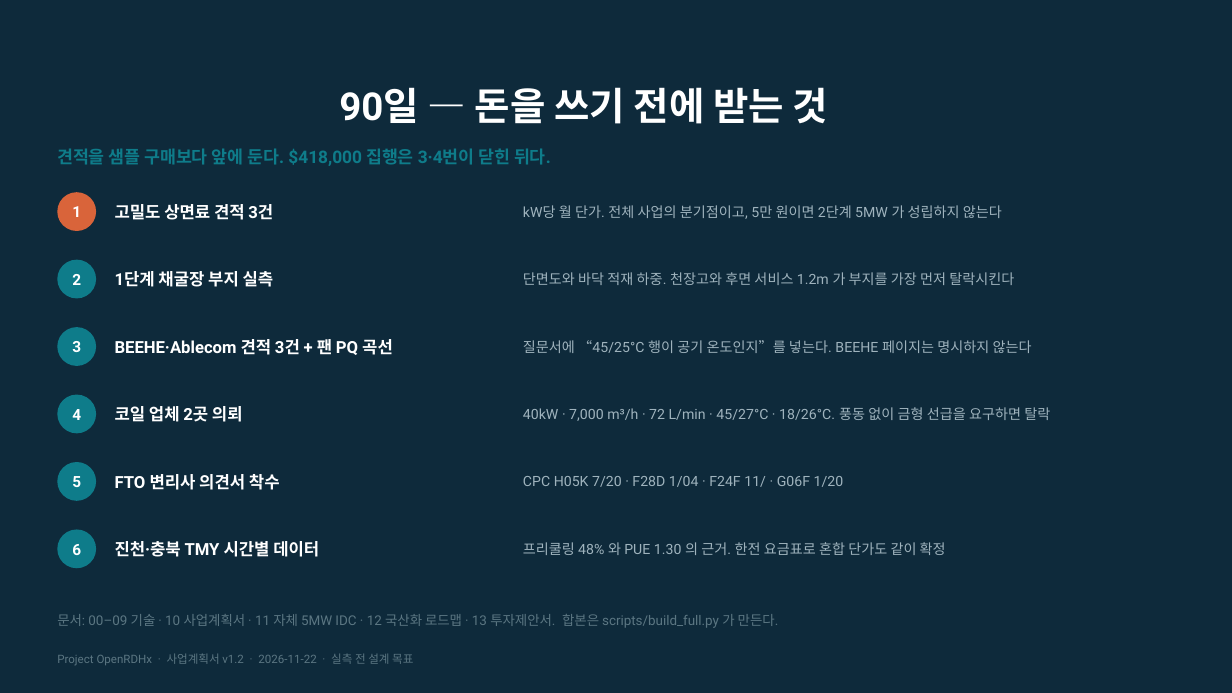
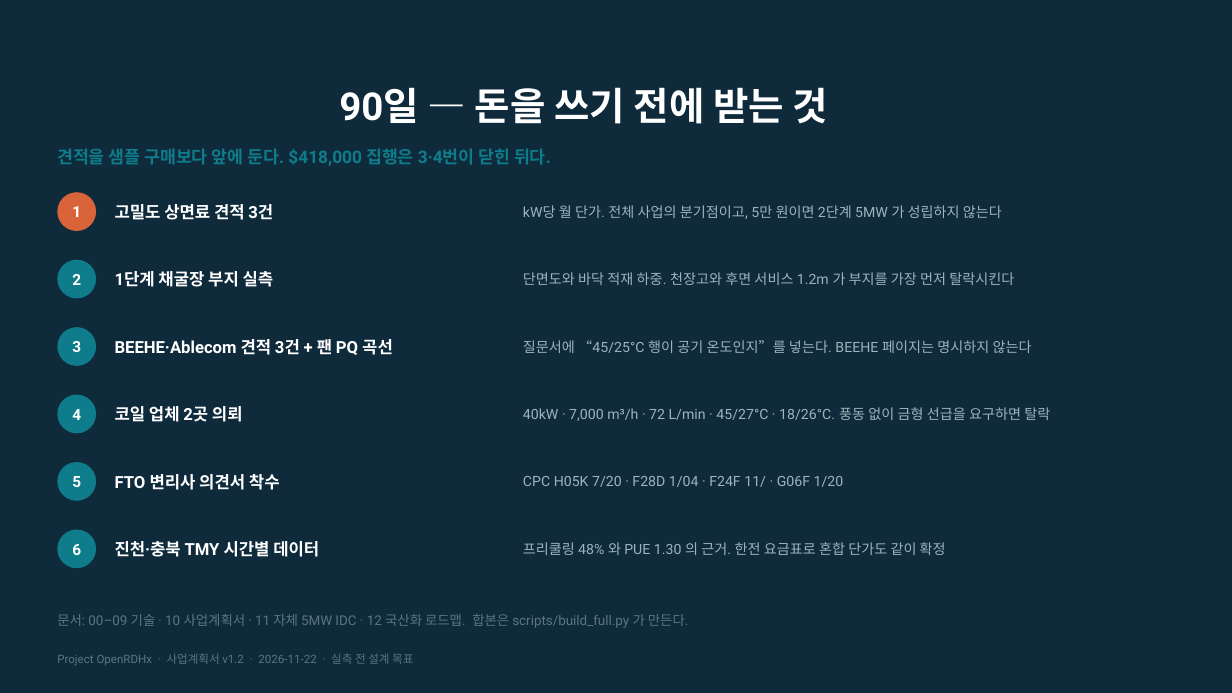
Before and after one commit to gameworkerkim/vibe-investing, a slide deck: slide 14 of 02.Investment Idea Column/AI-IDC/OpenRDHx/10_사업계획서/OpenRDHx_사업계획서.pptx. Drawn at 1232x693 pixels with LibreOffice and Linux fonts; fonts in the diff are those of the drawing. Boxes give left, top, right and bottom in pixels: in the first picture for what was removed or moved away, otherwise in the second. Text is boxed around its words. In the diff, an @@ line names an element or a change of style, - is before the commit and + after.

```diff
--- a/02.Investment Idea Column/AI-IDC/OpenRDHx/10_사업계획서/OpenRDHx_사업계획서.pptx
+++ b/02.Investment Idea Column/AI-IDC/OpenRDHx/10_사업계획서/OpenRDHx_사업계획서.pptx
@@ text at box(57, 614, 689, 628): text changed @@
-문서: 00–09 기술 · 10 사업계획서 · 11 자체 5MW IDC · 12 국산화 로드맵 · 13 투자제안서. 합본은 scripts/build_full.py 가 만든다.
+문서: 00–09 기술 · 10 사업계획서 · 11 자체 5MW IDC · 12 국산화 로드맵. 합본은 scripts/build_full.py 가 만든다.
```
Also in this commit, not shown: 1 other slide changed, 11 other files.
